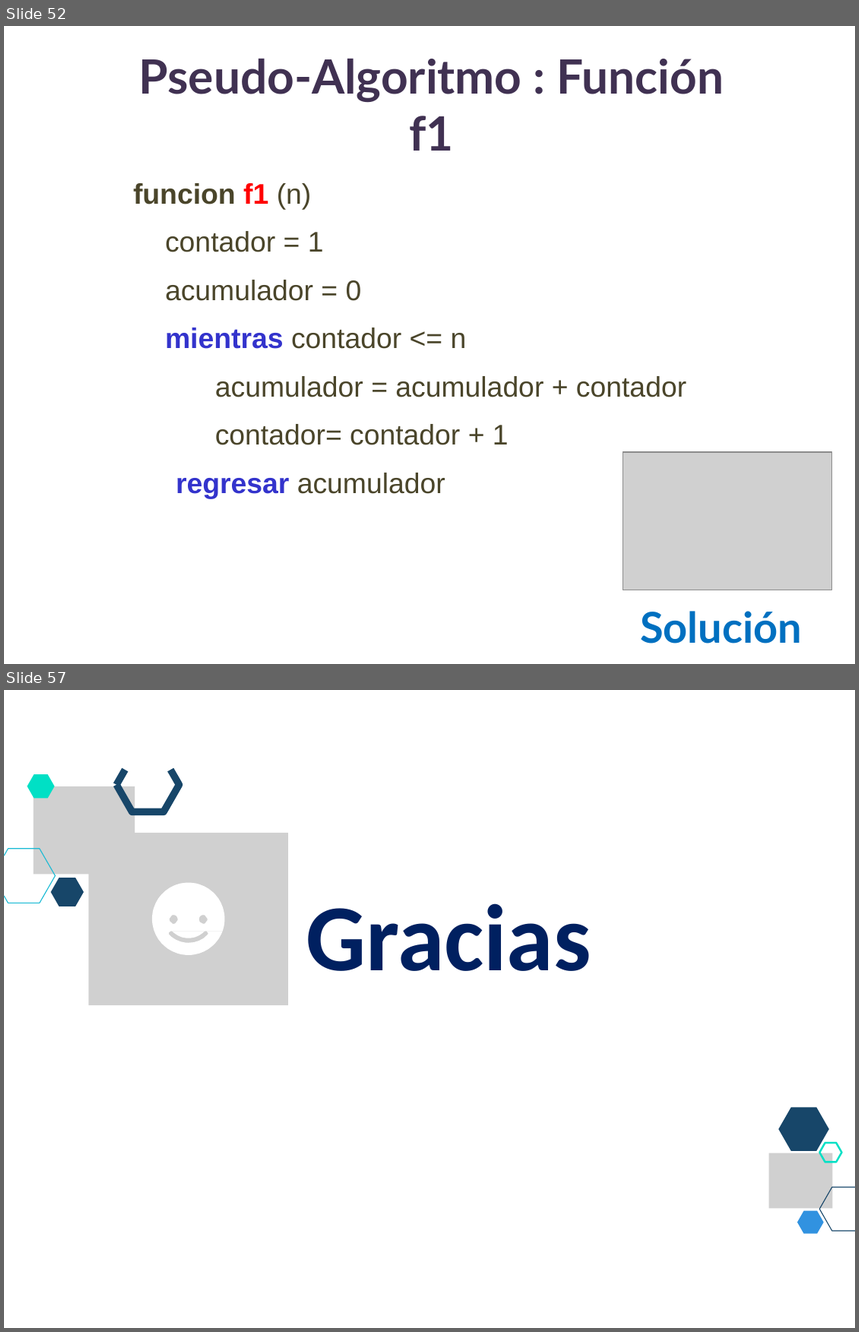
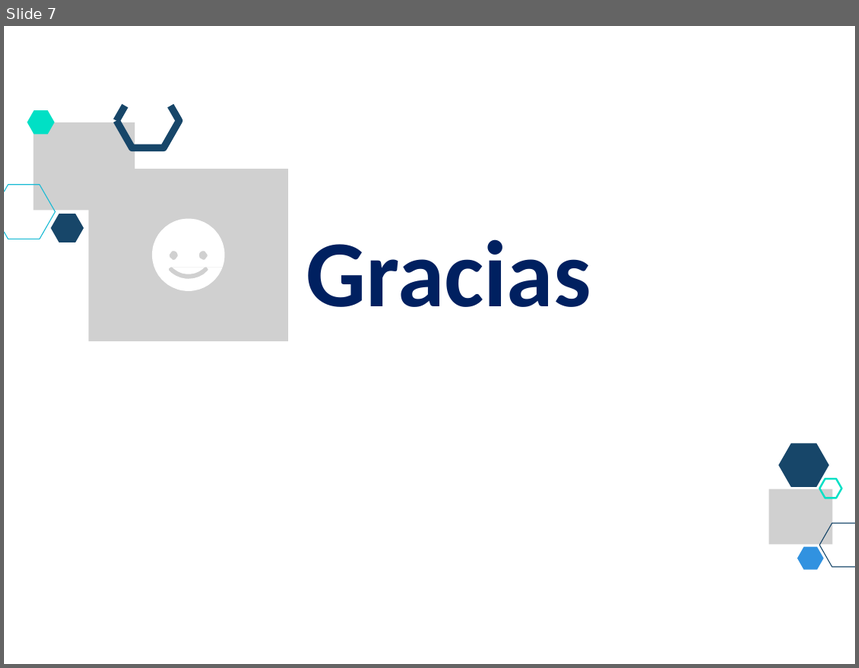
Before and after one commit to lizetheP/Tecnologias, a slide deck: Calendario/Presentaciones/0_Colores.pptx. Shown one above the other, each under a label of ours: slides 52 and 57 before the commit, slide 7 after it; the slides between them are not shown. The pictures are 859x1332 and 859x668 pixels, drawn with LibreOffice and Linux fonts; fonts in the diff are those of the drawing; grey boxes stand for pictures. Boxes give left, top, right and bottom in pixels: in the first picture for what was removed or moved away, otherwise in the second. Text is boxed around its words. In the diff, an @@ line names an element or a change of style, - is before the commit and + after.

```diff
--- a/Calendario/Presentaciones/0_Colores.pptx
+++ b/Calendario/Presentaciones/0_Colores.pptx
@@ slide 52 removed at (4, 26, 855, 664), background #FFFFFF @@
@@ text removed at (139, 58, 724, 151) @@
-Pseudo-Algoritmo : Función f1
@@ text removed at (133, 183, 686, 499) @@
-funcion f1 (n)
-contador = 1
-acumulador = 0
-mientras contador <= n
-  acumulador = acumulador + contador
-  contador= contador + 1
-  regresar acumulador
@@ picture removed at (623, 452, 832, 591) @@
@@ text removed at (640, 611, 802, 644) @@
-Solución
@@ what was slide 57 is now slide 7 @@
```
Also in this commit, not shown: 49 other slides removed, 5 other files.
